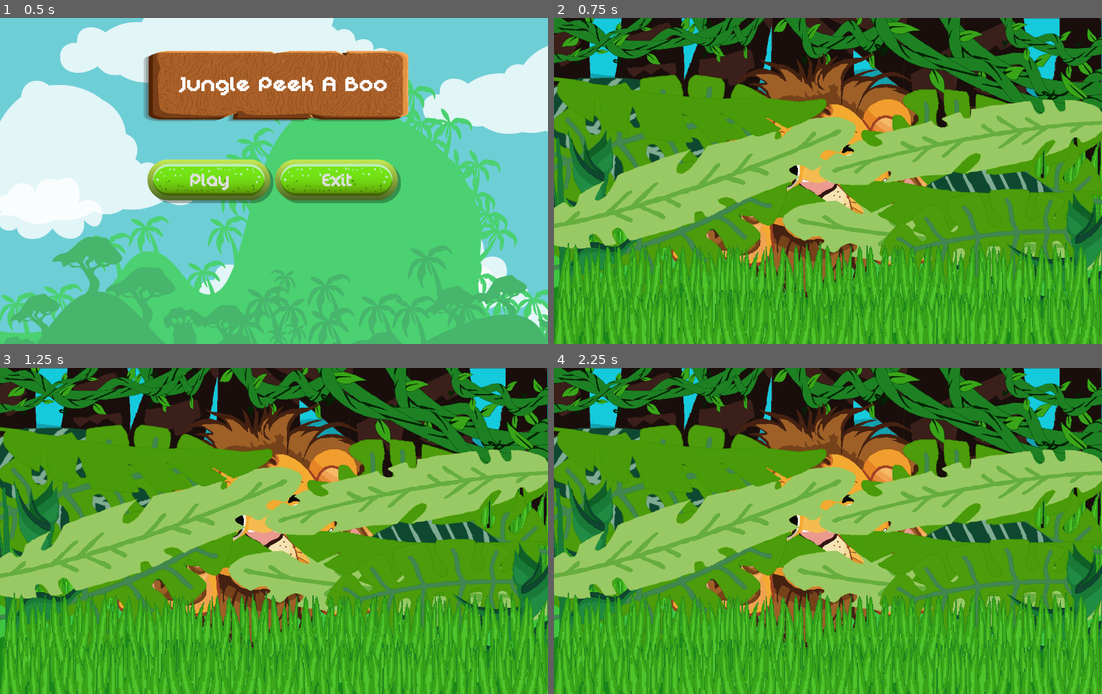
Above: before the commit, frames 1-4 (two rows, left to right).
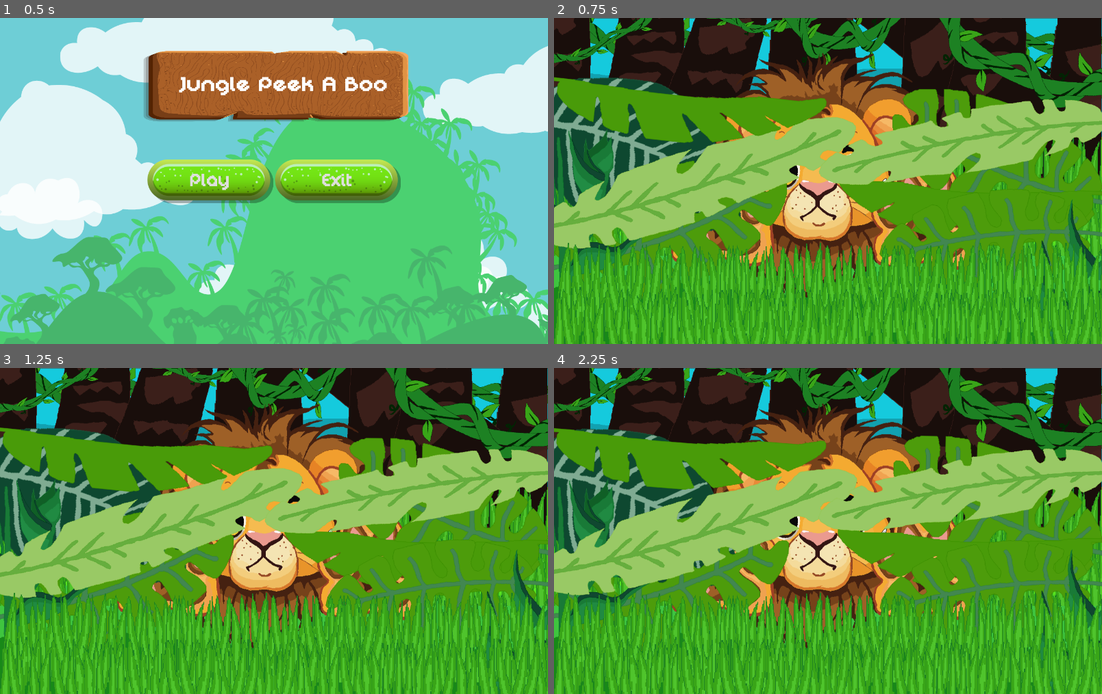
Above: after the commit, the same moments.

Repository: Ruzry/Jungle-Peek-A-Boo
Game: Godot game, scene res://Menu.tscn
Two runs of this game, one before a commit and one after it. Both use one fixed random seed, a clock stepped at 60 frames per second and the inputs below.
Inputs:
- Up to frame 1 (0.5 s): no input
- Up to frame 2 (0.75 s): click "Play" at 0.5 s
- Up to frame 3 (1.25 s): no input
- Up to frame 4 (2.25 s): no input

Frame 1 is identical in both runs. In frame 2, 20% of the frame differs, in the area x 0-100%, y 0-99%; in frame 3, 24%; in frame 4, 27%.

Commit message:
Game Scene Implementation
[IMPLEMENTATION] Created Game script, added animation calls -- Adjusted Game object transforms -- Created background object AnimationPlayer, created Idle and Attract animations -- Created foreground object AnimationPlayer, created Idle animation.

Diff:
--- /dev/null
+++ b/Game/game.gd
@@ -0,0 +1,18 @@
+extends Node2D
+
+@onready var fgAnimPlayer = $FgAnimationPlayer
+@onready var bgAnimPlayer = $BgAnimationPlayer
+
+# Called when the node enters the scene tree for the first time.
+func _ready():
+	fgAnimPlayer.play("Idle")
+	bgAnimPlayer.play("Idle")
+
+
+# Called every frame. 'delta' is the elapsed time since the previous frame.
+func _process(delta):
+	pass
+
+
+func _on_button_pressed():
+	pass # Replace with function body.
--- a/Game/game.tscn
+++ b/Game/game.tscn
@@ -1,5 +1,6 @@
-[gd_scene load_steps=13 format=3 uid="uid://csswk5tkdgm6k"]
-
+[gd_scene load_steps=19 format=3 uid="uid://csswk5tkdgm6k"]
+
+[ext_resource type="Script" path="res://game.gd" id="1_55div"]
 [ext_resource type="Texture2D" uid="uid://dkmd2n424s5ta" path="res://Assets/Art/Peek A Boo Background 2.png" id="1_eqpnj"]
 [ext_resource type="Texture2D" uid="uid://c1i5qpxnlofo5" path="res://Assets/Art/Peek A Boo Background Trees Dark.png" id="2_5t0uh"]
 [ext_resource type="Texture2D" uid="uid://dyni04xa5y7fo" path="res://Assets/Art/Peek A Boo Vines.png" id="2_84ong"]
@@ -13,60 +14,471 @@
 [ext_resource type="Texture2D" uid="uid://pres5xjrk78m" path="res://Assets/Art/Peek A Boo Jungle Leaf 4.png" id="12_3yesy"]
 [ext_resource type="Theme" uid="uid://30sui47lwvh7" path="res://Assets/Themes/Peek A Boo Touch Button.tres" id="12_d4qga"]
 
+[sub_resource type="Animation" id="Animation_3efg7"]
+resource_name = "Idle"
+length = 2.0
+tracks/0/type = "value"
+tracks/0/imported = false
+tracks/0/enabled = true
+tracks/0/path = NodePath("../BgVines/BgVine_0:position")
+tracks/0/interp = 1
+tracks/0/loop_wrap = true
+tracks/0/keys = {
+"times": PackedFloat32Array(0, 1.1, 2),
+"transitions": PackedFloat32Array(1, 1, 1),
+"update": 0,
+"values": [Vector2(108, 54), Vector2(109, 54), Vector2(108, 54)]
+}
+tracks/1/type = "value"
+tracks/1/imported = false
+tracks/1/enabled = true
+tracks/1/path = NodePath("../BgVines/BgVine_1:position")
+tracks/1/interp = 1
+tracks/1/loop_wrap = true
+tracks/1/keys = {
+"times": PackedFloat32Array(0, 0.9, 2),
+"transitions": PackedFloat32Array(1, 1, 1),
+"update": 0,
+"values": [Vector2(762, -92.9999), Vector2(762, -90), Vector2(762, -92.9999)]
+}
+tracks/2/type = "value"
+tracks/2/imported = false
+tracks/2/enabled = true
+tracks/2/path = NodePath("../BgVines/BgVine_2:position")
+tracks/2/interp = 1
+tracks/2/loop_wrap = true
+tracks/2/keys = {
+"times": PackedFloat32Array(0, 1, 2),
+"transitions": PackedFloat32Array(1, 1, 1),
+"update": 0,
+"values": [Vector2(1103, 4.29153e-05), Vector2(1100, 0), Vector2(1103, 4.29153e-05)]
+}
+tracks/3/type = "value"
+tracks/3/imported = false
+tracks/3/enabled = true
+tracks/3/path = NodePath("../BgVines/BgVine_2:rotation")
+tracks/3/interp = 1
+tracks/3/loop_wrap = true
+tracks/3/keys = {
+"times": PackedFloat32Array(0, 1.1, 2),
+"transitions": PackedFloat32Array(1, 1, 1),
+"update": 0,
+"values": [0.560251, 0.549779, 0.560251]
+}
+tracks/4/type = "value"
+tracks/4/imported = false
+tracks/4/enabled = true
+tracks/4/path = NodePath("../FgVines/FgVine_0:scale")
+tracks/4/interp = 1
+tracks/4/loop_wrap = true
+tracks/4/keys = {
+"times": PackedFloat32Array(0, 0.9, 2),
+"transitions": PackedFloat32Array(1, 1, 1),
+"update": 0,
+"values": [Vector2(0.335233, 0.219615), Vector2(0.34, 0.22), Vector2(0.335233, 0.219615)]
+}
+tracks/5/type = "value"
+tracks/5/imported = false
+tracks/5/enabled = true
+tracks/5/path = NodePath("../FgVines/FgVine_1:rotation")
+tracks/5/interp = 1
+tracks/5/loop_wrap = true
+tracks/5/keys = {
+"times": PackedFloat32Array(0, 1, 2),
+"transitions": PackedFloat32Array(1, 1, 1),
+"update": 0,
+"values": [0.219911, 0.20944, 0.219911]
+}
+tracks/6/type = "value"
+tracks/6/imported = false
+tracks/6/enabled = true
+tracks/6/path = NodePath("../FgVines/FgVine_2:position")
+tracks/6/interp = 1
+tracks/6/loop_wrap = true
+tracks/6/keys = {
+"times": PackedFloat32Array(0, 1.1, 2),
+"transitions": PackedFloat32Array(1, 1, 1),
+"update": 0,
+"values": [Vector2(15, 102), Vector2(15, 100), Vector2(15, 102)]
+}
+tracks/7/type = "value"
+tracks/7/imported = false
+tracks/7/enabled = true
+tracks/7/path = NodePath("../FgVines/FgVine_2:rotation")
+tracks/7/interp = 1
+tracks/7/loop_wrap = true
+tracks/7/keys = {
+"times": PackedFloat32Array(0, 0.9, 2),
+"transitions": PackedFloat32Array(1, 1, 1),
+"update": 0,
+"values": [-0.39968, -0.392699, -0.39968]
+}
+tracks/8/type = "value"
+tracks/8/imported = false
+tracks/8/enabled = true
+tracks/8/path = NodePath("../FgVines/FgVine_3:scale")
+tracks/8/interp = 1
+tracks/8/loop_wrap = true
+tracks/8/keys = {
+"times": PackedFloat32Array(0, 1, 2),
+"transitions": PackedFloat32Array(1, 1, 1),
+"update": 0,
+"values": [Vector2(0.7, 0.707), Vector2(0.71, 0.71), Vector2(0.7, 0.707)]
+}
+
+[sub_resource type="AnimationLibrary" id="AnimationLibrary_abmua"]
+_data = {
+"Idle": SubResource("Animation_3efg7")
+}
+
+[sub_resource type="Animation" id="Animation_skpcw"]
+resource_name = "Idle"
+length = 4.0
+loop_mode = 1
+tracks/0/type = "value"
+tracks/0/imported = false
+tracks/0/enabled = true
+tracks/0/path = NodePath("LeftJungleLeaves/LeftJungleLeaves_0:position")
+tracks/0/interp = 1
+tracks/0/loop_wrap = true
+tracks/0/keys = {
+"times": PackedFloat32Array(0, 2, 4),
+"transitions": PackedFloat32Array(1, 1, 1),
+"update": 0,
+"values": [Vector2(202, 356), Vector2(202, 365), Vector2(202, 356)]
+}
+tracks/1/type = "value"
+tracks/1/imported = false
+tracks/1/enabled = true
+tracks/1/path = NodePath("LeftJungleLeaves/LeftJungleLeaves_0:rotation")
+tracks/1/interp = 1
+tracks/1/loop_wrap = true
+tracks/1/keys = {
+"times": PackedFloat32Array(0, 2, 4),
+"transitions": PackedFloat32Array(1, 1, 1),
+"update": 0,
+"values": [-0.479966, -0.427606, -0.479966]
+}
+tracks/2/type = "value"
+tracks/2/imported = false
+tracks/2/enabled = true
+tracks/2/path = NodePath("LeftJungleLeaves/LeftJungleLeaves_4:position")
+tracks/2/interp = 1
+tracks/2/loop_wrap = true
+tracks/2/keys = {
+"times": PackedFloat32Array(0.3, 1.6, 3.6),
+"transitions": PackedFloat32Array(1, 1, 1),
+"update": 0,
+"values": [Vector2(223, 528), Vector2(223, 535), Vector2(223, 528)]
+}
+tracks/3/type = "value"
+tracks/3/imported = false
+tracks/3/enabled = true
+tracks/3/path = NodePath("LeftJungleLeaves/LeftJungleLeaves_4:rotation")
+tracks/3/interp = 1
+tracks/3/loop_wrap = true
+tracks/3/keys = {
+"times": PackedFloat32Array(0.1, 1.8, 4),
+"transitions": PackedFloat32Array(1, 1, 1),
+"update": 0,
+"values": [0.0, 0.0523599, 0.0]
+}
+tracks/4/type = "value"
+tracks/4/imported = false
+tracks/4/enabled = true
+tracks/4/path = NodePath("LeftJungleLeaves/LeftJungleLeaves_5:position")
+tracks/4/interp = 1
+tracks/4/loop_wrap = true
+tracks/4/keys = {
+"times": PackedFloat32Array(0, 2, 4),
+"transitions": PackedFloat32Array(1, 1, 1),
+"update": 0,
+"values": [Vector2(109, 495), Vector2(109, 495), Vector2(109, 495)]
+}
+tracks/5/type = "value"
+tracks/5/imported = false
+tracks/5/enabled = true
+tracks/5/path = NodePath("LeftJungleLeaves/LeftJungleLeaves_5:rotation")
+tracks/5/interp = 1
+tracks/5/loop_wrap = true
+tracks/5/keys = {
+"times": PackedFloat32Array(-0.5, 0, 1, 3, 4),
+"transitions": PackedFloat32Array(1, 1, 1, 1, 1),
+"update": 0,
+"values": [0.0872665, 0.0, 0.0436332, -0.0436332, 0.0]
+}
+tracks/6/type = "value"
+tracks/6/imported = false
+tracks/6/enabled = true
+tracks/6/path = NodePath("LeftJungleLeaves/LeftJungleLeaves_6:position")
+tracks/6/interp = 1
+tracks/6/loop_wrap = true
+tracks/6/keys = {
+"times": PackedFloat32Array(1, 2, 3),
+"transitions": PackedFloat32Array(1, 1, 1),
+"update": 0,
+"values": [Vector2(309, 405), Vector2(309, 400), Vector2(309, 405)]
+}
+tracks/7/type = "value"
+tracks/7/imported = false
+tracks/7/enabled = true
+tracks/7/path = NodePath("LeftJungleLeaves/LeftJungleLeaves_6:rotation")
+tracks/7/interp = 1
+tracks/7/loop_wrap = true
+tracks/7/keys = {
+"times": PackedFloat32Array(0, 2, 4),
+"transitions": PackedFloat32Array(1, 1, 1),
+"update": 0,
+"values": [-0.541052, -0.514872, -0.541052]
+}
+tracks/8/type = "value"
+tracks/8/imported = false
+tracks/8/enabled = true
+tracks/8/path = NodePath("LeftJungleLeaves/LeftJungleLeaves_7:position")
+tracks/8/interp = 1
+tracks/8/loop_wrap = true
+tracks/8/keys = {
+"times": PackedFloat32Array(0, 2.2, 3.5),
+"transitions": PackedFloat32Array(1, 1, 1),
+"update": 0,
+"values": [Vector2(188.963, 227.495), Vector2(188.963, 222), Vector2(188.963, 227.495)]
+}
+tracks/9/type = "value"
+tracks/9/imported = false
+tracks/9/enabled = true
+tracks/9/path = NodePath("LeftJungleLeaves/LeftJungleLeaves_7:rotation")
+tracks/9/interp = 1
+tracks/9/loop_wrap = true
+tracks/9/keys = {
+"times": PackedFloat32Array(0, 2.1, 3.7),
+"transitions": PackedFloat32Array(1, 1, 1),
+"update": 0,
+"values": [0.113446, 0.0698132, 0.113446]
+}
+tracks/10/type = "value"
+tracks/10/imported = false
+tracks/10/enabled = true
+tracks/10/path = NodePath("Lion:position")
+tracks/10/interp = 1
+tracks/10/loop_wrap = true
+tracks/10/keys = {
+"times": PackedFloat32Array(0, 1, 2, 3, 4),
+"transitions": PackedFloat32Array(1, 1, 1, 1, 1),
+"update": 0,
+"values": [Vector2(647, 386), Vector2(647, 388), Vector2(647, 386), Vector2(647, 384), Vector2(647, 386)]
+}
+tracks/11/type = "value"
+tracks/11/imported = false
+tracks/11/enabled = true
+tracks/11/path = NodePath("RightJungleLeaves/RightJungleLeaves_0:position")
+tracks/11/interp = 1
+tracks/11/loop_wrap = true
+tracks/11/keys = {
+"times": PackedFloat32Array(0, 2.5, 4),
+"transitions": PackedFloat32Array(1, 1, 1),
+"update": 0,
+"values": [Vector2(190, 367), Vector2(190, 362), Vector2(190, 367)]
+}
+tracks/12/type = "value"
+tracks/12/imported = false
+tracks/12/enabled = true
+tracks/12/path = NodePath("RightJungleLeaves/RightJungleLeaves_0:rotation")
+tracks/12/interp = 1
+tracks/12/loop_wrap = true
+tracks/12/keys = {
+"times": PackedFloat32Array(0, 1.8, 4),
+"transitions": PackedFloat32Array(1, 1, 1),
+"update": 0,
+"values": [0.0, -0.0261799, 0.0]
+}
+tracks/13/type = "value"
+tracks/13/imported = false
+tracks/13/enabled = true
+tracks/13/path = NodePath("RightJungleLeaves/RightJungleLeaves_3:position")
+tracks/13/interp = 1
+tracks/13/loop_wrap = true
+tracks/13/keys = {
+"times": PackedFloat32Array(0, 2.3, 3.8),
+"transitions": PackedFloat32Array(1, 1, 1),
+"update": 0,
+"values": [Vector2(190, 488), Vector2(190, 483), Vector2(190, 488)]
+}
+tracks/14/type = "value"
+tracks/14/imported = false
+tracks/14/enabled = true
+tracks/14/path = NodePath("RightJungleLeaves/RightJungleLeaves_4:position")
+tracks/14/interp = 1
+tracks/14/loop_wrap = true
+tracks/14/keys = {
+"times": PackedFloat32Array(0, 1.6, 4),
+"transitions": PackedFloat32Array(1, 1, 1),
+"update": 0,
+"values": [Vector2(217, 551), Vector2(217, 555), Vector2(217, 551)]
+}
+tracks/15/type = "value"
+tracks/15/imported = false
+tracks/15/enabled = true
+tracks/15/path = NodePath("RightJungleLeaves/RightJungleLeaves_4:rotation")
+tracks/15/interp = 1
+tracks/15/loop_wrap = true
+tracks/15/keys = {
+"times": PackedFloat32Array(0, 1.8, 3.4),
+"transitions": PackedFloat32Array(1, 1, 1),
+"update": 0,
+"values": [-0.240855, -0.218166, -0.240855]
+}
+tracks/16/type = "value"
+tracks/16/imported = false
+tracks/16/enabled = true
+tracks/16/path = NodePath("RightJungleLeaves/RightJungleLeaves_5:position")
+tracks/16/interp = 1
+tracks/16/loop_wrap = true
+tracks/16/keys = {
+"times": PackedFloat32Array(0),
+"transitions": PackedFloat32Array(1),
+"update": 0,
+"values": [Vector2(42, 649)]
+}
+tracks/17/type = "value"
+tracks/17/imported = false
+tracks/17/enabled = true
+tracks/17/path = NodePath("RightJungleLeaves/RightJungleLeaves_5:rotation")
+tracks/17/interp = 1
+tracks/17/loop_wrap = true
+tracks/17/keys = {
+"times": PackedFloat32Array(0, 0.9, 2.8, 4),
+"transitions": PackedFloat32Array(1, 1, 1, 1),
+"update": 0,
+"values": [-0.984366, -0.959931, -1.00356, -0.984366]
+}
+tracks/18/type = "value"
+tracks/18/imported = false
+tracks/18/enabled = true
+tracks/18/path = NodePath("RightJungleLeaves/RightJungleLeaves_7:position")
+tracks/18/interp = 1
+tracks/18/loop_wrap = true
+tracks/18/keys = {
+"times": PackedFloat32Array(0, 1.9, 4),
+"transitions": PackedFloat32Array(1, 1, 1),
+"update": 0,
+"values": [Vector2(292, 312), Vector2(292, 306), Vector2(292, 312)]
+}
+tracks/19/type = "value"
+tracks/19/imported = false
+tracks/19/enabled = true
+tracks/19/path = NodePath("RightJungleLeaves/RightJungleLeaves_7:rotation")
+tracks/19/interp = 1
+tracks/19/loop_wrap = true
+tracks/19/keys = {
+"times": PackedFloat32Array(0, 2.2, 4),
+"transitions": PackedFloat32Array(1, 1, 1),
+"update": 0,
+"values": [0.39968, 0.375246, 0.39968]
+}
+tracks/20/type = "value"
+tracks/20/imported = false
+tracks/20/enabled = true
+tracks/20/path = NodePath("RightJungleLeaves/RightJungleLeaves_3:rotation")
+tracks/20/interp = 1
+tracks/20/loop_wrap = true
+tracks/20/keys = {
+"times": PackedFloat32Array(0, 2.5, 3.8),
+"transitions": PackedFloat32Array(1, 1, 1),
+"update": 0,
+"values": [-0.0296706, 0.0, -0.0296706]
+}
+
+[sub_resource type="Animation" id="Animation_go6d4"]
+resource_name = "Attract"
+length = 0.6
+tracks/0/type = "value"
+tracks/0/imported = false
+tracks/0/enabled = true
+tracks/0/path = NodePath("RightJungleLeaves:position")
+tracks/0/interp = 1
+tracks/0/loop_wrap = true
+tracks/0/keys = {
+"times": PackedFloat32Array(0, 0.1, 0.2, 0.3, 0.4, 0.5, 0.6),
+"transitions": PackedFloat32Array(1, 1, 1, 1, 1, 1, 1),
+"update": 0,
+"values": [Vector2(1331, 0), Vector2(1331, 5), Vector2(1331, -5), Vector2(1331, 5), Vector2(1331, -5), Vector2(1331, 5), Vector2(1331, 0)]
+}
+tracks/1/type = "value"
+tracks/1/imported = false
+tracks/1/enabled = true
+tracks/1/path = NodePath("LeftJungleLeaves:position")
+tracks/1/interp = 1
+tracks/1/loop_wrap = true
+tracks/1/keys = {
+"times": PackedFloat32Array(0, 0.1, 0.2, 0.3, 0.4, 0.5, 0.6),
+"transitions": PackedFloat32Array(1, 1, 1, 1, 1, 1, 1),
+"update": 0,
+"values": [Vector2(0, 0), Vector2(0, 5), Vector2(0, -5), Vector2(0, 5), Vector2(0, -5), Vector2(0, 5), Vector2(0, 0)]
+}
+
+[sub_resource type="AnimationLibrary" id="AnimationLibrary_ct6ad"]
+_data = {
+"Attract": SubResource("Animation_go6d4"),
+"Idle": SubResource("Animation_skpcw")
+}
+
 [node name="Game" type="Node2D"]
+script = ExtResource("1_55div")
 
 [node name="BasicBackground" type="Sprite2D" parent="."]
 position = Vector2(670, 401)
 texture = ExtResource("1_eqpnj")
 
+[node name="BgVines" type="Sprite2D" parent="."]
+
+[node name="BgVine_0" type="Sprite2D" parent="BgVines"]
+position = Vector2(108, 54)
+scale = Vector2(0.616045, 0.4725)
+texture = ExtResource("2_84ong")
+
+[node name="BgVine_1" type="Sprite2D" parent="BgVines"]
+position = Vector2(762, -92.9999)
+rotation = 0.560251
+scale = Vector2(1.1236, 0.63863)
+texture = ExtResource("2_84ong")
+
+[node name="BgVine_2" type="Sprite2D" parent="BgVines"]
+position = Vector2(1103, 4.29153e-05)
+rotation = 0.560251
+scale = Vector2(0.425809, 0.48215)
+texture = ExtResource("2_84ong")
+
 [node name="BgTrees" type="Sprite2D" parent="."]
-position = Vector2(669, 136)
+position = Vector2(669, 58)
 scale = Vector2(1, 0.86)
 texture = ExtResource("2_5t0uh")
 
-[node name="Vines" type="Sprite2D" parent="."]
-
-[node name="LeftVine2" type="Sprite2D" parent="Vines"]
-position = Vector2(363, 28)
-rotation = 0.219911
-scale = Vector2(0.242367, 0.546116)
+[node name="FgVines" type="Sprite2D" parent="."]
+
+[node name="FgVine_0" type="Sprite2D" parent="FgVines"]
+position = Vector2(447, 13)
+rotation = 0.0593412
+scale = Vector2(0.335233, 0.219615)
 texture = ExtResource("2_84ong")
 
-[node name="LeftVine4" type="Sprite2D" parent="Vines"]
+[node name="FgVine_1" type="Sprite2D" parent="FgVines"]
 position = Vector2(599, 23)
 rotation = 0.219911
 scale = Vector2(0.404731, 0.681197)
 texture = ExtResource("2_84ong")
 
-[node name="LeftVine" type="Sprite2D" parent="Vines"]
-position = Vector2(108, 54)
-scale = Vector2(0.616045, 0.4725)
-texture = ExtResource("2_84ong")
-
-[node name="LeftVine3" type="Sprite2D" parent="Vines"]
+[node name="FgVine_2" type="Sprite2D" parent="FgVines"]
 position = Vector2(15, 102)
 rotation = -0.39968
 scale = Vector2(0.470455, 0.221294)
 texture = ExtResource("2_84ong")
 
-[node name="RightVine" type="Sprite2D" parent="Vines"]
+[node name="FgVine_3" type="Sprite2D" parent="FgVines"]
 position = Vector2(965, 5)
 rotation = 0.640536
 scale = Vector2(0.7, 0.707)
 texture = ExtResource("2_84ong")
 
-[node name="RightVine3" type="Sprite2D" parent="Vines"]
-position = Vector2(765, -29)
-rotation = 0.560251
-scale = Vector2(1.1236, 0.63863)
-texture = ExtResource("2_84ong")
-
-[node name="RightVine2" type="Sprite2D" parent="Vines"]
-position = Vector2(1103, 4.29153e-05)
-rotation = 0.560251
-scale = Vector2(0.425809, 0.48215)
-texture = ExtResource("2_84ong")
-
 [node name="BgGrass" type="Sprite2D" parent="."]
 position = Vector2(669, 434)
 texture = ExtResource("4_63k0l")
@@ -87,46 +499,48 @@
 
 [node name="LeftJungleLeaves" type="Sprite2D" parent="."]
 
-[node name="PeekABooJungleLeaf7" type="Sprite2D" parent="LeftJungleLeaves"]
+[node name="LeftJungleLeaves_0" type="Sprite2D" parent="LeftJungleLeaves"]
 position = Vector2(202, 356)
 rotation = -0.479966
 scale = Vector2(1.85005, 1.91177)
 texture = ExtResource("8_24j1h")
 
-[node name="PeekABooJungleLeaf2" type="Sprite2D" parent="LeftJungleLeaves"]
+[node name="LeftJungleLeaves_1" type="Sprite2D" parent="LeftJungleLeaves"]
 visible = false
 position = Vector2(262, 237)
 rotation = 0.16057
 texture = ExtResource("7_72kkf")
 
-[node name="PeekABooJungleLeaf1" type="Sprite2D" parent="LeftJungleLeaves"]
+[node name="LeftJungleLeaves_2" type="Sprite2D" parent="LeftJungleLeaves"]
+visible = false
 position = Vector2(194, 327)
 rotation = -0.640536
 scale = Vector2(1.311, -1.375)
 texture = ExtResource("8_qj07h")
 
-[node name="PeekABooJungleLeaf3" type="Sprite2D" parent="LeftJungleLeaves"]
+[node name="LeftJungleLeaves_3" type="Sprite2D" parent="LeftJungleLeaves"]
+visible = false
 position = Vector2(234, 438)
 rotation = -0.0802851
 scale = Vector2(1.22297, 1.48462)
 texture = ExtResource("9_tgwp3")
 
-[node name="PeekABooJungleLeaf4" type="Sprite2D" parent="LeftJungleLeaves"]
+[node name="LeftJungleLeaves_4" type="Sprite2D" parent="LeftJungleLeaves"]
 position = Vector2(223, 528)
 scale = Vector2(1.32182, 1.2625)
 texture = ExtResource("8_qj07h")
 
-[node name="PeekABooJungleLeaf8" type="Sprite2D" parent="LeftJungleLeaves"]
+[node name="LeftJungleLeaves_5" type="Sprite2D" parent="LeftJungleLeaves"]
 position = Vector2(109, 495)
 texture = ExtResource("12_3yesy")
 
-[node name="PeekABooJungleLeaf5" type="Sprite2D" parent="LeftJungleLeaves"]
+[node name="LeftJungleLeaves_6" type="Sprite2D" parent="LeftJungleLeaves"]
 position = Vector2(309, 405)
 rotation = -0.541052
 scale = Vector2(1.13582, -1.14071)
 texture = ExtResource("7_72kkf")
 
-[node name="PeekABooJungleLeaf6" type="Sprite2D" parent="LeftJungleLeaves"]
+[node name="LeftJungleLeaves_7" type="Sprite2D" parent="LeftJungleLeaves"]
 position = Vector2(188.963, 227.495)
 rotation = 0.113446
 scale = Vector2(1.29038, -1.31578)
@@ -136,46 +550,50 @@
 position = Vector2(1331, 0)
 scale = Vector2(-1, 1)
 
-[node name="PeekABooJungleLeaf1" type="Sprite2D" parent="RightJungleLeaves"]
+[node name="RightJungleLeaves_0" type="Sprite2D" parent="RightJungleLeaves"]
 position = Vector2(190, 367)
 scale = Vector2(1.19649, 1.27823)
 texture = ExtResource("8_qj07h")
 
-[node name="PeekABooJungleLeaf8" type="Sprite2D" parent="RightJungleLeaves"]
+[node name="RightJungleLeaves_1" type="Sprite2D" parent="RightJungleLeaves"]
+visible = false
 position = Vector2(269, 514)
 rotation = -1.1205
 scale = Vector2(1.52477, 1.51239)
 texture = ExtResource("8_24j1h")
 
-[node name="PeekABooJungleLeaf5" type="Sprite2D" parent="RightJungleLeaves"]
+[node name="RightJungleLeaves_2" type="Sprite2D" parent="RightJungleLeaves"]
+visible = false
 position = Vector2(323, 528)
 rotation = -0.300197
 scale = Vector2(1.13582, -1.14071)
 texture = ExtResource("7_72kkf")
 
-[node name="PeekABooJungleLeaf3" type="Sprite2D" parent="RightJungleLeaves"]
+[node name="RightJungleLeaves_3" type="Sprite2D" parent="RightJungleLeaves"]
 position = Vector2(190, 488)
 rotation = -0.0296706
 scale = Vector2(1.223, -1.485)
 texture = ExtResource("9_tgwp3")
 
-[node name="PeekABooJungleLeaf4" type="Sprite2D" parent="RightJungleLeaves"]
+[node name="RightJungleLeaves_4" type="Sprite2D" parent="RightJungleLeaves"]
 position = Vector2(217, 551)
 rotation = -0.240855
 scale = Vector2(1.1542, -1.05971)
 texture = ExtResource("8_qj07h")
 
-[node name="PeekABooJungleLeaf7" type="Sprite2D" parent="RightJungleLeaves"]
+[node name="RightJungleLeaves_5" type="Sprite2D" parent="RightJungleLeaves"]
 position = Vector2(42, 649)
+rotation = -0.984366
 texture = ExtResource("12_3yesy")
 
-[node name="PeekABooJungleLeaf6" type="Sprite2D" parent="RightJungleLeaves"]
+[node name="RightJungleLeaves_6" type="Sprite2D" parent="RightJungleLeaves"]
+visible = false
 position = Vector2(135, 307)
 rotation = 0.113446
 scale = Vector2(1.20049, -1.30448)
 texture = ExtResource("9_tgwp3")
 
-[node name="PeekABooJungleLeaf2" type="Sprite2D" parent="RightJungleLeaves"]
+[node name="RightJungleLeaves_7" type="Sprite2D" parent="RightJungleLeaves"]
 position = Vector2(292, 312)
 rotation = 0.39968
 texture = ExtResource("7_72kkf")
@@ -199,3 +617,16 @@
 grow_horizontal = 2
 grow_vertical = 2
 theme = ExtResource("12_d4qga")
+
+[node name="BgAnimationPlayer" type="AnimationPlayer" parent="."]
+root_node = NodePath("../FgAnimationPlayer")
+libraries = {
+"": SubResource("AnimationLibrary_abmua")
+}
+
+[node name="FgAnimationPlayer" type="AnimationPlayer" parent="."]
+libraries = {
+"": SubResource("AnimationLibrary_ct6ad")
+}
+
+[connection signal="pressed" from="Button" to="." method="_on_button_pressed"]
